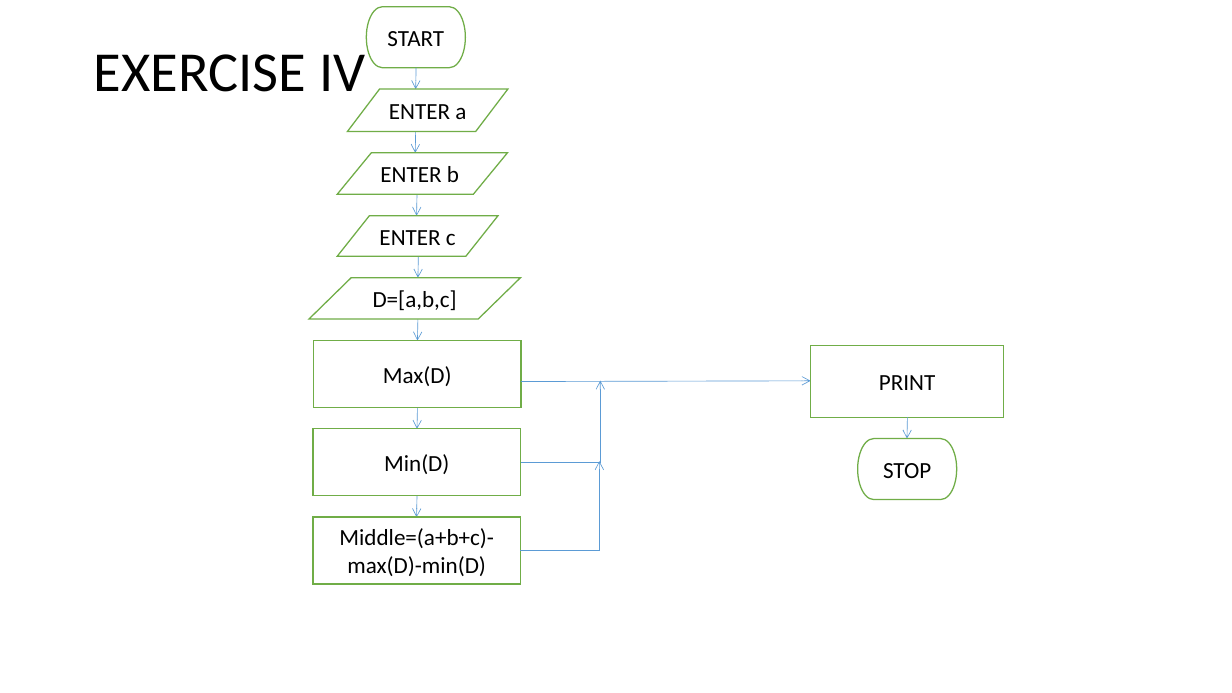
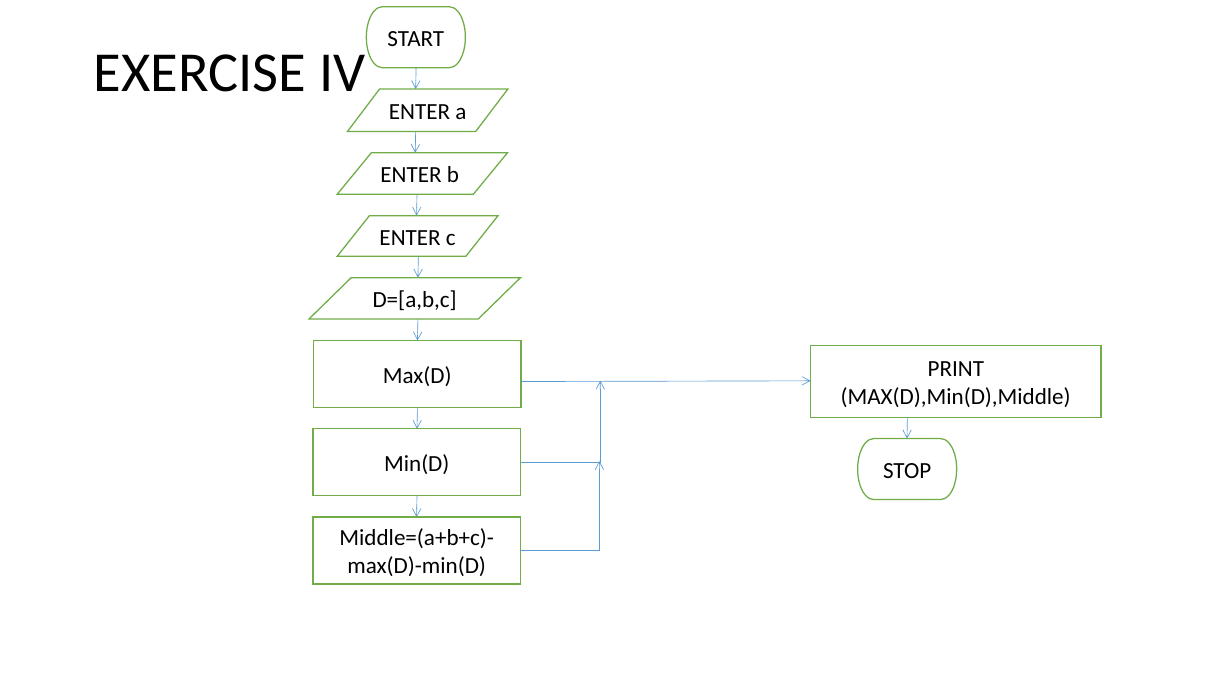
Before and after one commit to oluwapesealo/peseCSC102, a slide deck: slide 5 of ALO OLUWAPESE EDITED.pptx. Drawn at 1232x693 pixels with LibreOffice and Linux fonts; fonts in the diff are those of the drawing. Boxes give left, top, right and bottom in pixels: in the first picture for what was removed or moved away, otherwise in the second. Text is boxed around its words. In the diff, an @@ line names an element or a change of style, - is before the commit and + after.

```diff
--- a/ALO OLUWAPESE EDITED.pptx
+++ b/ALO OLUWAPESE EDITED.pptx
@@ rectangle "PRINT (MAX(D),Min(D),Middle)" resized from (x1=811, y1=346, x2=1004, y2=418) to (x1=811, y1=346, x2=1101, y2=418) @@
@@ text in rectangle at (x1=841, y1=361, x2=1071, y2=407): text changed @@
-PRINT
+PRINT (MAX(D),Min(D),Middle)
```
Also in this commit, not shown: 4 other slides changed, 9 other files.
